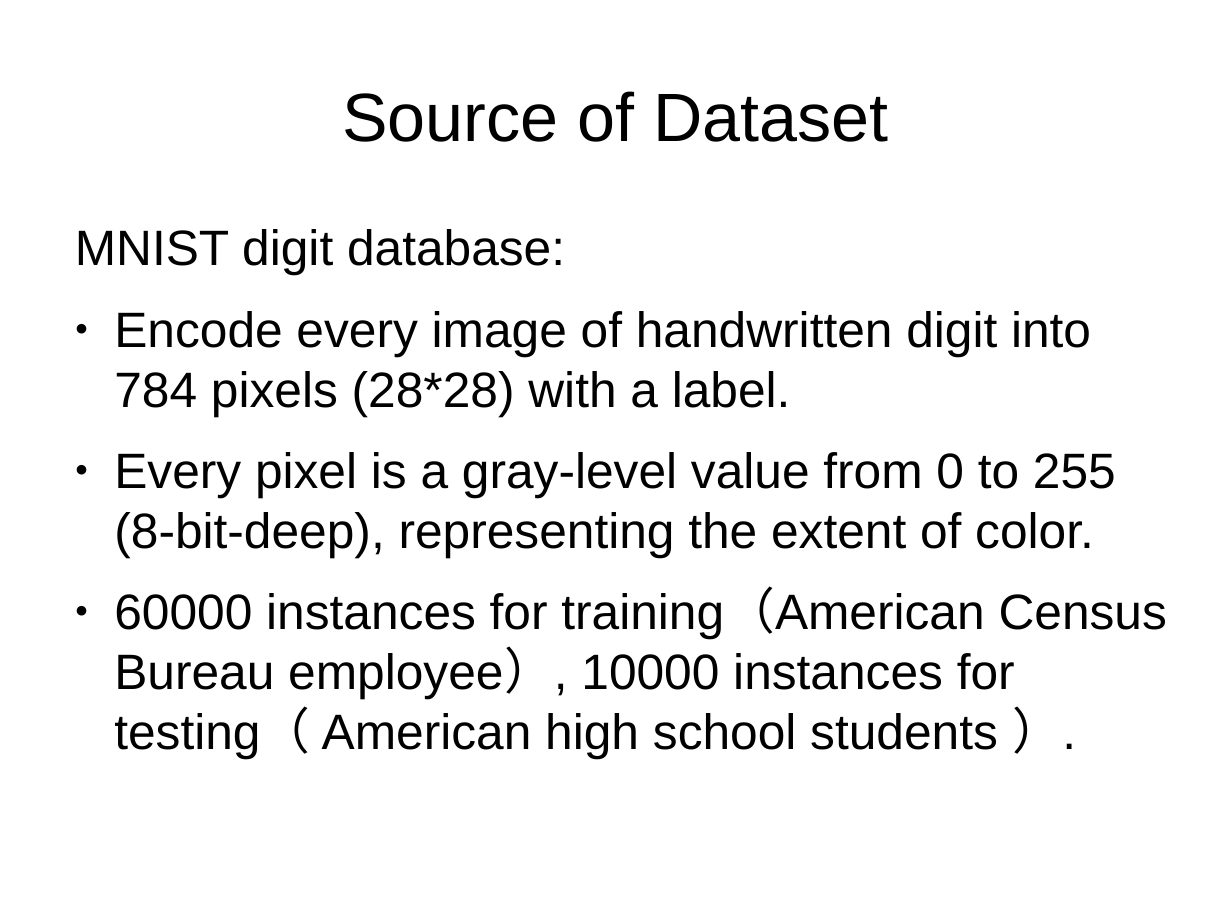
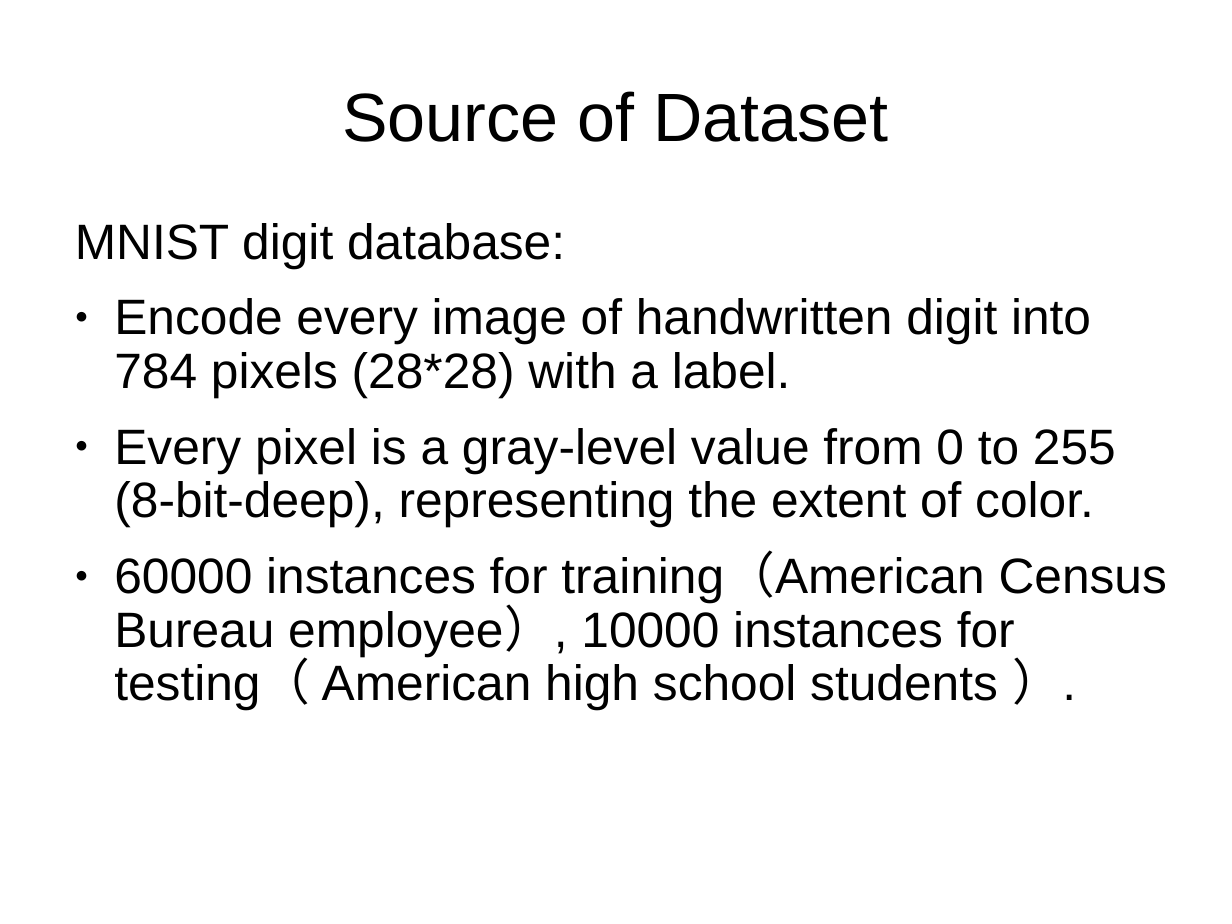
Before and after one commit to jsxcool/DigitRecognize, a slide deck: slide 4 of 695ppt 1.pptx. Drawn at 1232x924 pixels with LibreOffice and Linux fonts; fonts in the diff are those of the drawing; background and template pictures are left out. Boxes give left, top, right and bottom in pixels: in the first picture for what was removed or moved away, otherwise in the second. Text is boxed around its words. In the diff, an @@ line names an element or a change of style, - is before the commit and + after.

```diff
--- a/695ppt 1.pptx
+++ b/695ppt 1.pptx
@@ text "MNIST digit database:" at [75, 223, 1167, 710]: line spacing 1 to 0.9 @@
```
Also in this commit, not shown: 6 other slides changed, 1 slide added, 1 slide removed.
